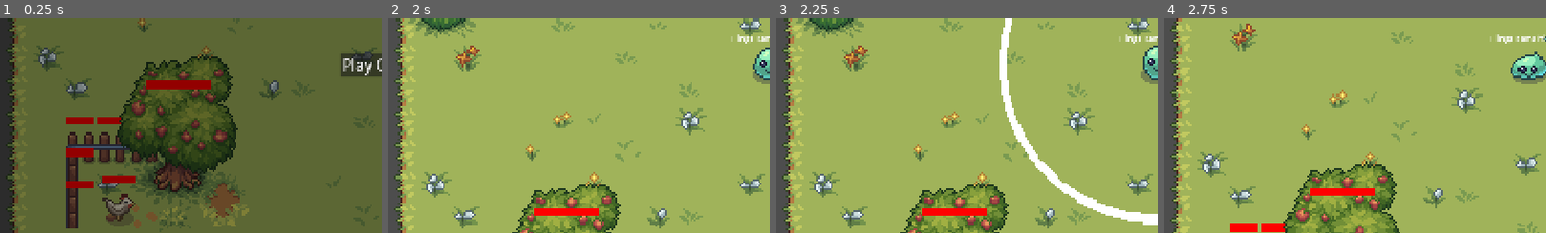
Above: before the commit, frames 1-4 (left to right).
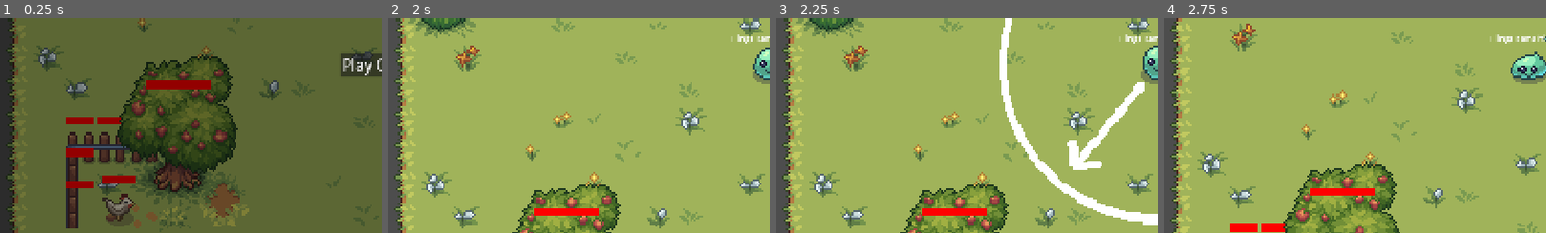
Above: after the commit, the same moments.

Repository: Auseawesome/HavenBounceBack
Game: Godot game, scene res://main.tscn
Two runs of this game, one before a commit and one after it. Both use one fixed random seed, a clock stepped at 60 frames per second and the inputs below.
Inputs (mouse positions are % of the whole screen's width and height, from its top left):
- Up to frame 1 (0.25 s): no input
- Up to frame 2 (2 s): click "Play Game!" at 0.5 s; click "Enter Level" at 1.25 s
- Up to frame 3 (2.25 s): drag from (50, 50) to (60, 28) at 2.02 s
- Up to frame 4 (2.75 s): no input
The pictures show only the part of the screen within x 0-50%, y 39-89%; the shares and areas given below are measured in that part.

Frames 1-2 are identical in both runs. In frame 3, 1.5% of the frame differs, in the area x 76-97%, y 29-71%; in frame 4, nothing differs.

Commit message:
Added fancy pixel perfect direction arrow

Diff:
--- a/world/player.gd
+++ b/world/player.gd
@@ -16,23 +16,35 @@
 	$AnimatedSprite2D.play("idle_front")
 
 func _input(event: InputEvent) -> void:
+	if event is InputEventMouseMotion:
+		draw_arrow()
+
 	if event is not InputEventMouseButton or event.button_index != MOUSE_BUTTON_LEFT:
 		return
 
 	if event.pressed:
 		start_fling()
+		draw_arrow()
 		return
 
 	if click_held:
 		handle_fling()
 
+func draw_arrow() -> void:
+	var angle = (-get_local_mouse_position()).angle()
+
+	$ArrowViewer.position = Vector2(160, 0).rotated(angle) - Vector2(128, 128)
+	$ArrowViewer/ScaledArrowRenderer/DirectionArrow.rotation = angle
+
 func start_fling() -> void:
 	if click_listen:
 		click_held = true
 		$DragMax.visible = true
+		$ArrowViewer.visible = true
 
 func handle_fling() -> void:
 	$DragMax.visible = false
+	$ArrowViewer.visible = false
 
 	var fling_vec := -get_local_mouse_position()
 	print(fling_vec)
--- a/world/player.tscn
+++ b/world/player.tscn
@@ -249,6 +249,28 @@
 scale = Vector2(4, 4)
 texture = ExtResource("3_mmw4h")
 
+[node name="ArrowViewer" type="SubViewportContainer" parent="." unique_id=128654343]
+visible = false
+offset_left = 22.0
+offset_top = -128.0
+offset_right = 86.0
+offset_bottom = -64.0
+scale = Vector2(4, 4)
+
+[node name="ScaledArrowRenderer" type="SubViewport" parent="ArrowViewer" unique_id=1844199331]
+transparent_bg = true
+handle_input_locally = false
+size = Vector2i(64, 64)
+render_target_update_mode = 0
+
+[node name="DirectionArrow" type="Line2D" parent="ArrowViewer/ScaledArrowRenderer" unique_id=1531002460]
+position = Vector2(32, 32)
+points = PackedVector2Array(-26, 0, 26, 0, 18, 8, 26.1, 0, 18, -8)
+width = 4.0
+joint_mode = 2
+begin_cap_mode = 2
+end_cap_mode = 2
+
 [connection signal="body_entered" from="." to="." method="_on_collision"]
 [connection signal="mouse_entered" from="ClickArea" to="." method="_on_click_area_enter"]
 [connection signal="mouse_exited" from="ClickArea" to="." method="_on_click_area_exit"]
